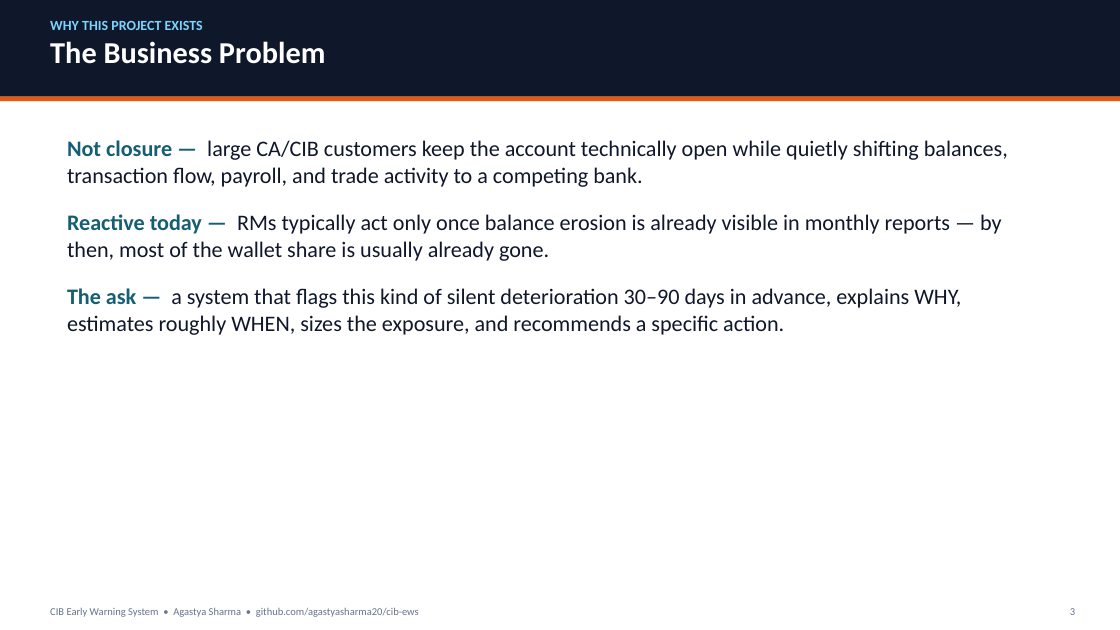
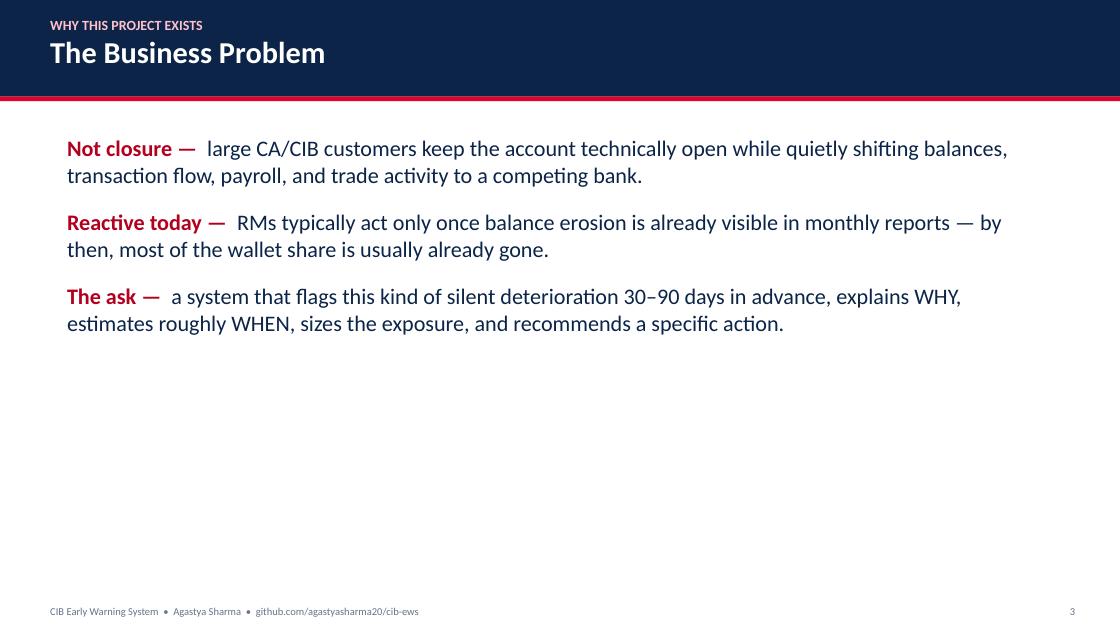
Before and after one commit to agastyasharma20/cib-ews, a slide deck: slide 3 of docs/CIB_EWS_Presentation.pptx. Drawn at 1120x630 pixels with LibreOffice and Linux fonts; fonts in the diff are those of the drawing. Boxes give left, top, right and bottom in pixels: in the first picture for what was removed or moved away, otherwise in the second. Text is boxed around its words. In the diff, an @@ line names an element or a change of style, - is before the commit and + after.

```diff
--- a/docs/CIB_EWS_Presentation.pptx
+++ b/docs/CIB_EWS_Presentation.pptx
@@ rectangle at [0, 0, 1120, 97]: fill #0F172A to #0B2447 @@
@@ text at [50, 21, 203, 30]: text colour #7DD3FC to #FFC1CC in "WHY THIS PROJECT EXISTS" @@
@@ rectangle at [0, 97, 1120, 102]: fill #EA580C to #E4002B @@
@@ text "Not closure — large CA/CIB ..." at [67, 140, 1008, 335]: text colour #155E75 to #B3001F in "Not closure —", "Reactive today —", "The ask —"; text colour #0F172A to #0B2447 @@
```
Also in this commit, not shown: 14 other slides changed, 3 slides added, 1 other file.
